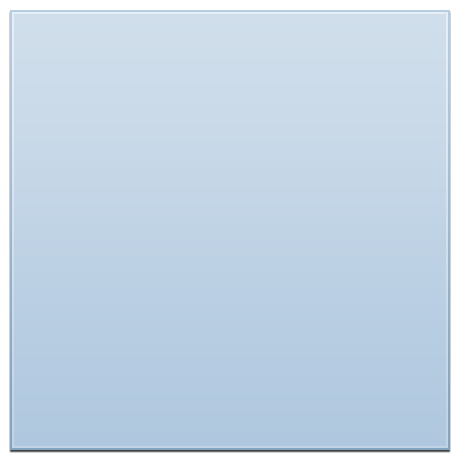
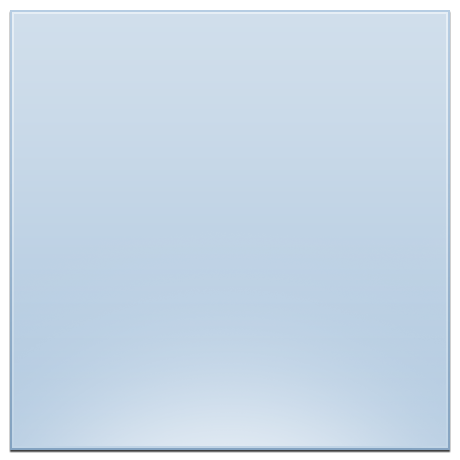
Two versions of the same layered image (460 × 460). Layer-by-layer changes:
added layer "Layer 13" (overlay, 75%) above "Layer 3" over [14, 270, 450, 446]
